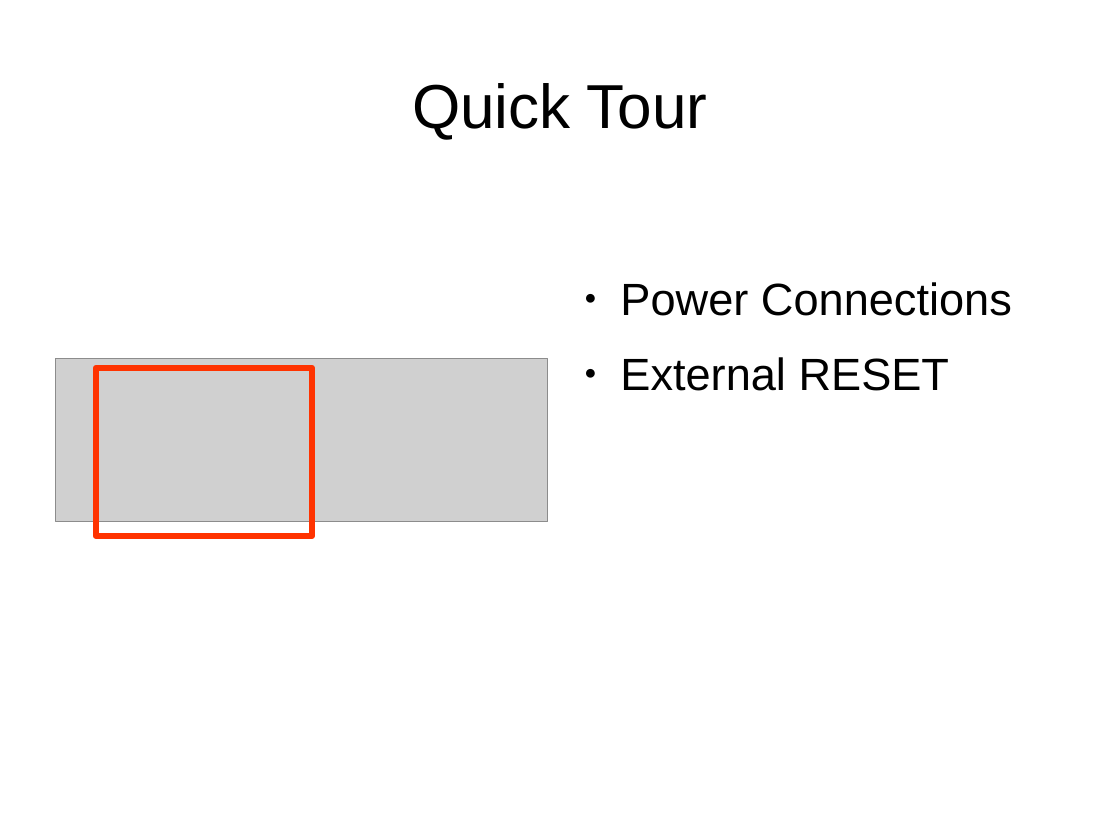
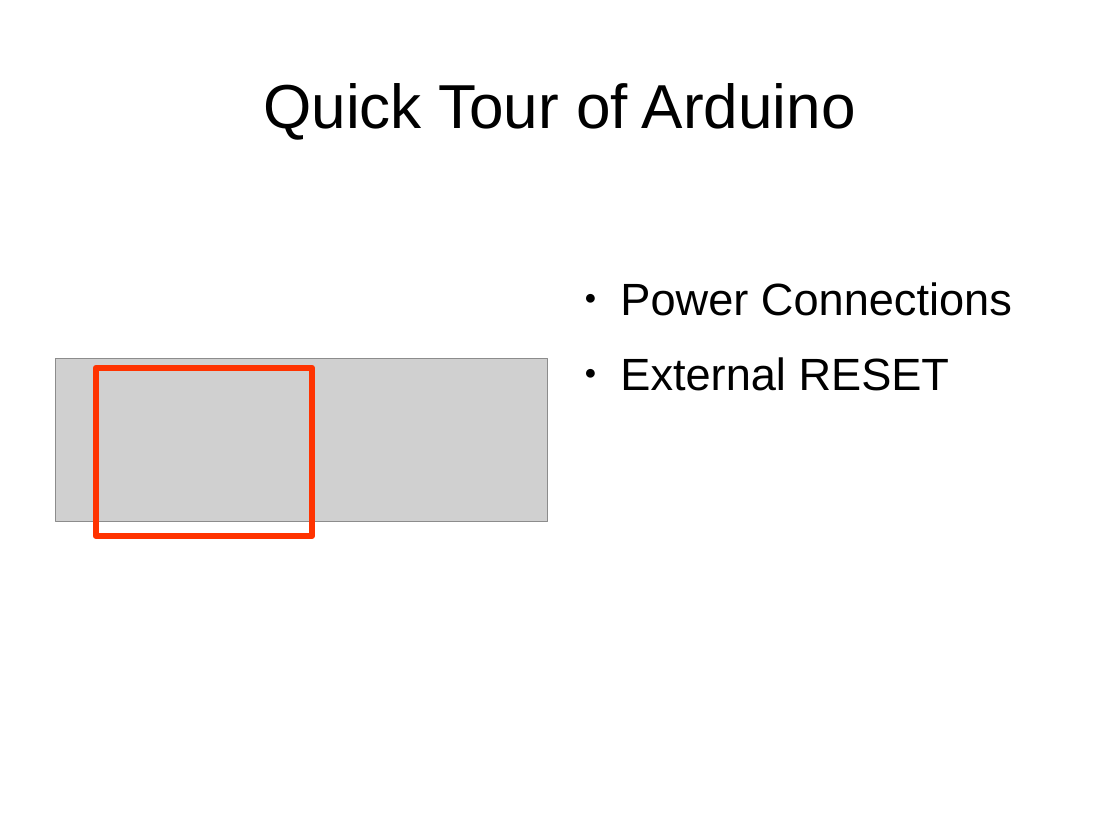
Before and after one commit to dhayanithivijayan/LearnIt, a slide deck: slide 7 of Arduino/Module_1.odp. Drawn at 1120x840 pixels with LibreOffice and Linux fonts; fonts in the diff are those of the drawing; grey boxes stand for pictures. Boxes give left, top, right and bottom in pixels: in the first picture for what was removed or moved away, otherwise in the second. Text is boxed around its words. In the diff, an @@ line names an element or a change of style, - is before the commit and + after.

```diff
--- a/Arduino/Module_1.odp
+++ b/Arduino/Module_1.odp
@@ title at (263,83,856,139): text changed @@
-Quick Tour
+Quick Tour of Arduino
```
Also in this commit, not shown: 6 other slides changed, 1 slide added, 1 other file.
